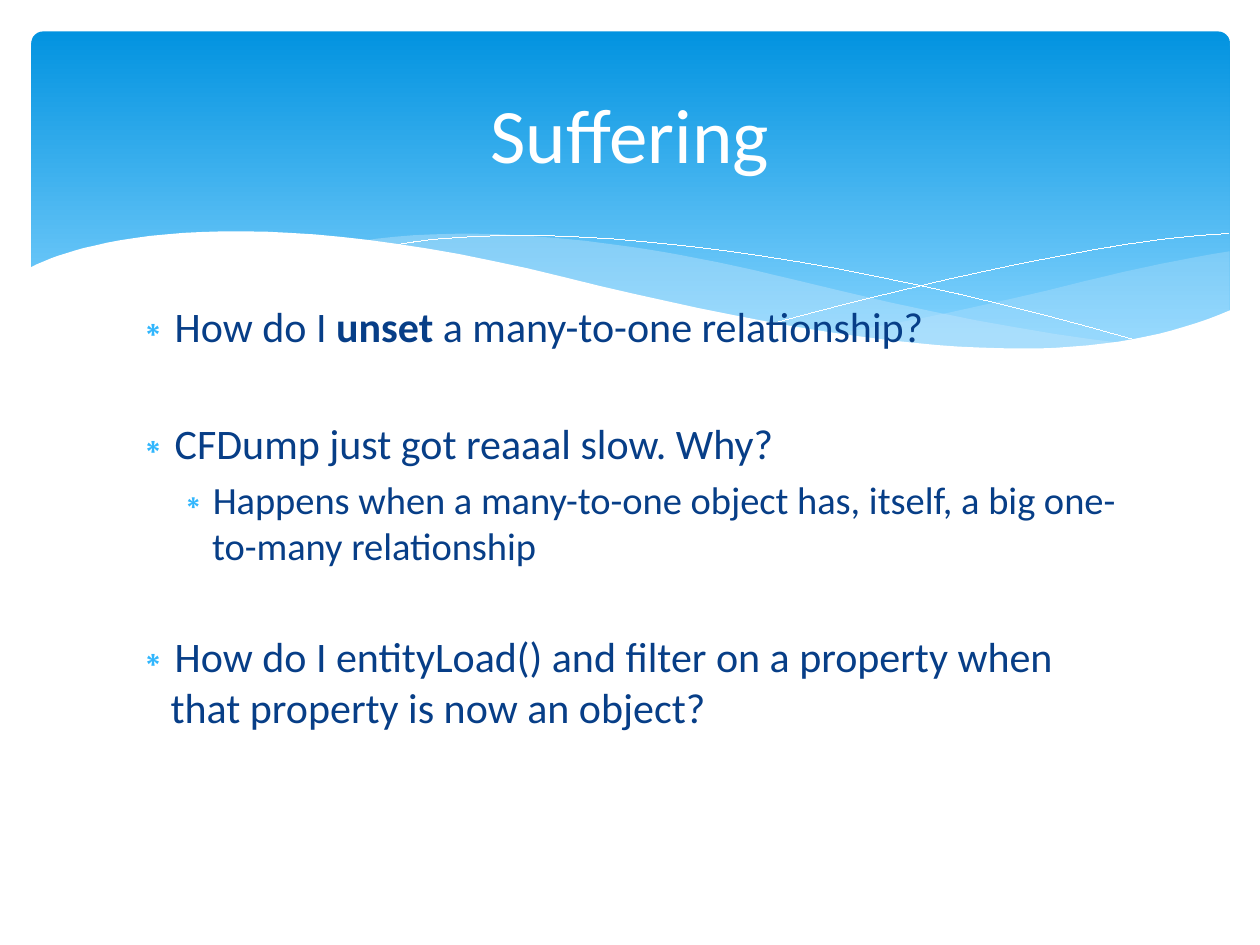
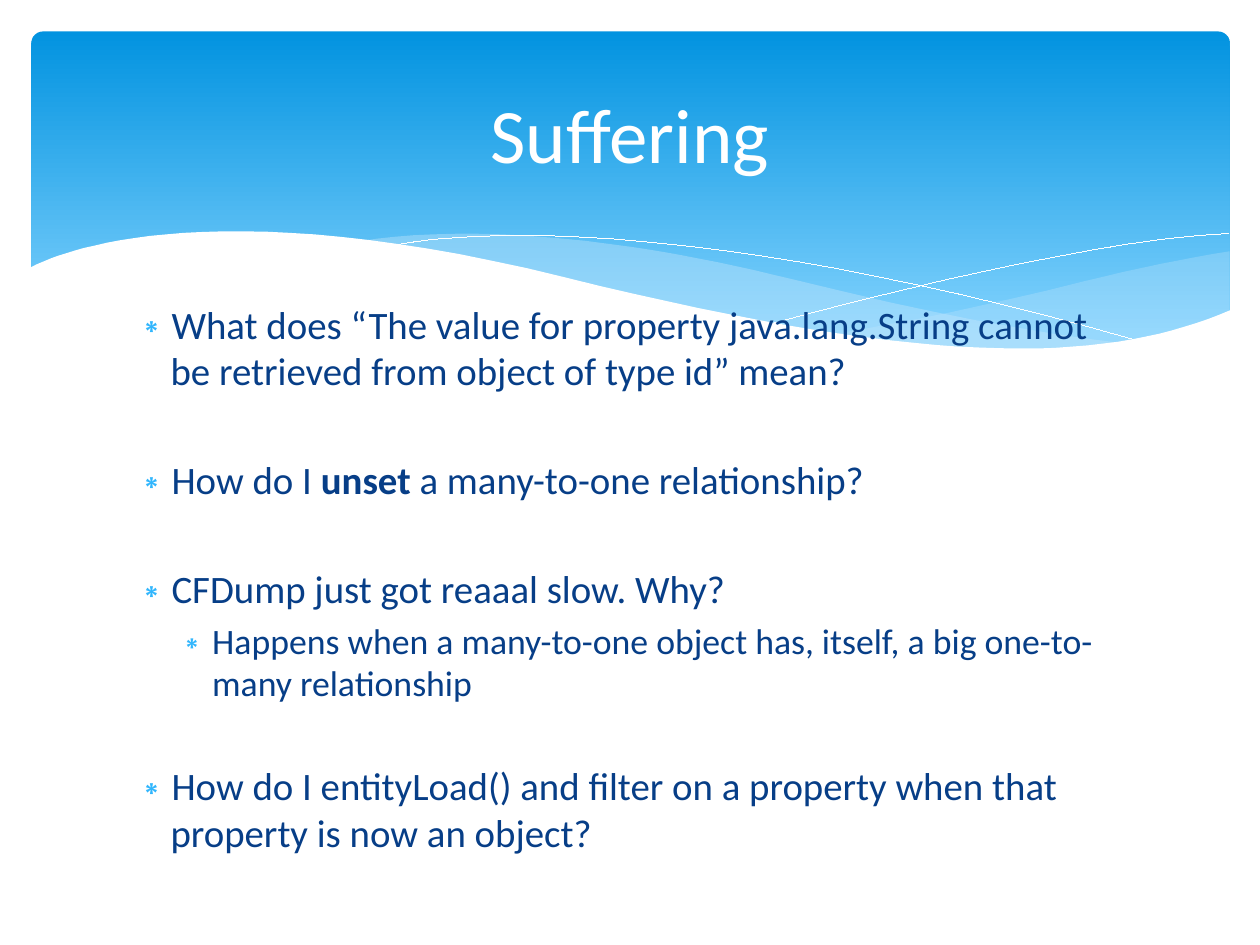
Before and after one commit to marcesher/mxunit-cfmeetups, a slide deck: slide 27 of CFObjective_ORMZen/preso/orm_zen.ppt.pptx. Drawn at 1260x945 pixels with LibreOffice and Linux fonts; fonts in the diff are those of the drawing. Boxes give left, top, right and bottom in pixels: in the first picture for what was removed or moved away, otherwise in the second. Text is boxed around its words. In the diff, an @@ line names an element or a change of style, - is before the commit and + after.

```diff
--- a/CFObjective_ORMZen/preso/orm_zen.ppt.pptx
+++ b/CFObjective_ORMZen/preso/orm_zen.ppt.pptx
@@ text at bbox=[171, 306, 1087, 392]: paragraph added @@
+∗ What does “The value for property java.lang.String cannot be retrieved from object of type id” mean?
@@ text at bbox=[171, 467, 1093, 854]: size 24 to 22.2 pt in "How do I unset a many-to-one relationship?", "CFDump just got reaaal slow. Why?", "How do I entityLoad() and filter on ..."; size 22 to 20.4 pt in "Happens when a many-to-one object has, itself, ..." @@
```
Also in this commit, not shown: 2 other slides changed, 1 slide added, 1 other file.
